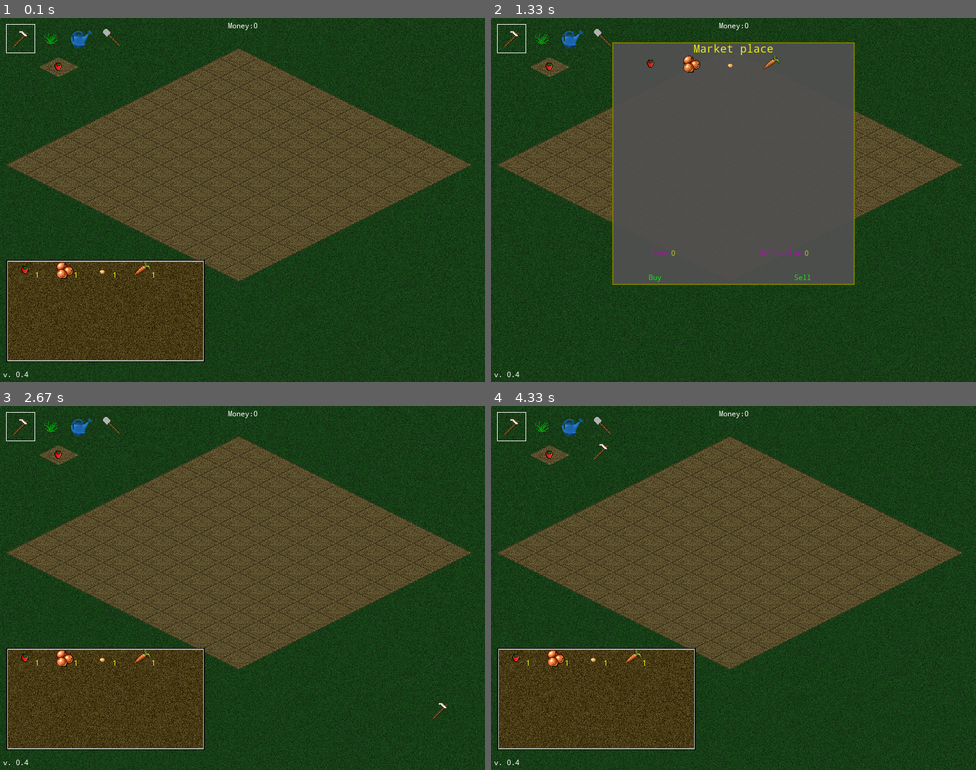
Above: before the commit, frames 1-4 (two rows, left to right).
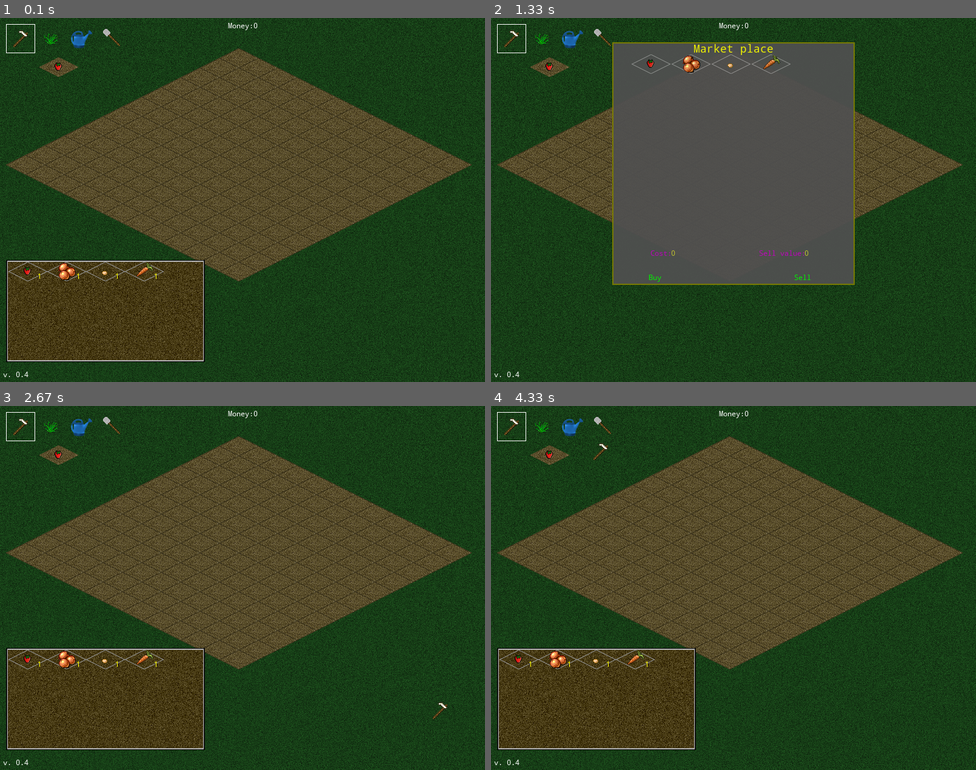
Above: after the commit, the same moments.

Repository: orneo1212/PythonFarmGame
Game: pygame game, started from pyFarmGame.py
The game is run twice, just before and just after one commit, with the same random seed, the same clock (stepped at 60 frames per second) and the same inputs. The source is Python 2; it was converted automatically to run under Python 3.
Inputs (mouse positions are in pixels of both pictures, inside the frame that each line leads up to):
- Up to frame 1 (0.1 s): no input
- Up to frame 2 (1.33 s): click (733, 200) at 0.38 s; click (782, 280) at 0.72 s; tap S at 1 s
- Up to frame 3 (2.67 s): tap S at 1.33 s; click (126, 515) at 1.72 s; click (247, 624) at 2.05 s; click (426, 726) at 2.38 s
- Up to frame 4 (4.33 s): click (655, 467) at 2.72 s; click (903, 682) at 3.05 s; click (908, 558) at 3.38 s; click (578, 540) at 3.72 s; click (588, 464) at 4.05 s

The runs differ from the first frame. In frame 1, 0.4% of the frame differs, in the area x 1-34%, y 66-73%; in frame 2, 0.1%; in frame 3, 0.4%; in frame 4, 0.4%.

Commit message:
Grid for inventory and market

Diff:
--- a/farmlib/inventory.py
+++ b/farmlib/inventory.py
@@ -74,21 +74,15 @@
         counterx = 0
         countery = 0
         for item in player.inventory:
-            surface.blit(self.images.loadimage('seed' + str(item)),
-                (
-                counterx * 64 + self.inventoryoffset[0],
-                countery * 32 + self.inventoryoffset[1])
-                )
+            px = counterx * 64 + self.inventoryoffset[0] + 4
+            py = countery * 32 + self.inventoryoffset[1] + 2
+            surface.blit(self.images['grid2'], (px, py))
+            surface.blit(self.images['seed' + str(item)], (px, py))
             #Render count
             text = str(player.itemscounter[str(item)])
             text = self.notifyfont.render(text, 0, (255, 255, 0))
-            surface.blit(
-                        text,
-                        (
-                        counterx * 64 + self.inventoryoffset[0] + 48,
-                        countery * 32 + self.inventoryoffset[1] + 16
-                        )
-                        )
+            surface.blit(text, (px + 48, py + 16))
+            #limit
             counterx += 1
             if counterx == self.inventorysize[0]:
                 counterx = 0
--- a/farmlib/marketwindow.py
+++ b/farmlib/marketwindow.py
@@ -33,15 +33,22 @@
         posx, posy = [0, 0]
         columns = (self.width / 64)
         rows = (self.height / 32)
+
+        gridimg = self.imgloader['grid2']
         for seeddef in seeds:
             itemid = seeddef['id']
             #add seed image widget
             img = self.imgloader['seed' + str(itemid)]
             px = self.width / columns * posx + self.itemsoffset[0]
             py = self.height / rows * posy + self.itemsoffset[1]
+            #add grid
+            grid = Image(gridimg, (px, py))
+            self.addwidget(grid)
+            #Add image button
             imagebutton = Button("", (px, py), bgimage = img)
             self.addwidget(imagebutton)
             imagebutton.connect("clicked", self.on_item_select, itemid = itemid)
+            #limit
             posx += 1
             if posx > columns:
                 posx = 0
--- a/pyFarmGame.py
+++ b/pyFarmGame.py
@@ -36,6 +36,7 @@
     'shovel':'images/shovel.png',
     'inventory':'images/inventory.png',
     'grid':'images/grid.png',
+    'grid2':'images/grid2.png',
     }
 
 class FarmGamePygame:
Binary file added: images/grid2.png
